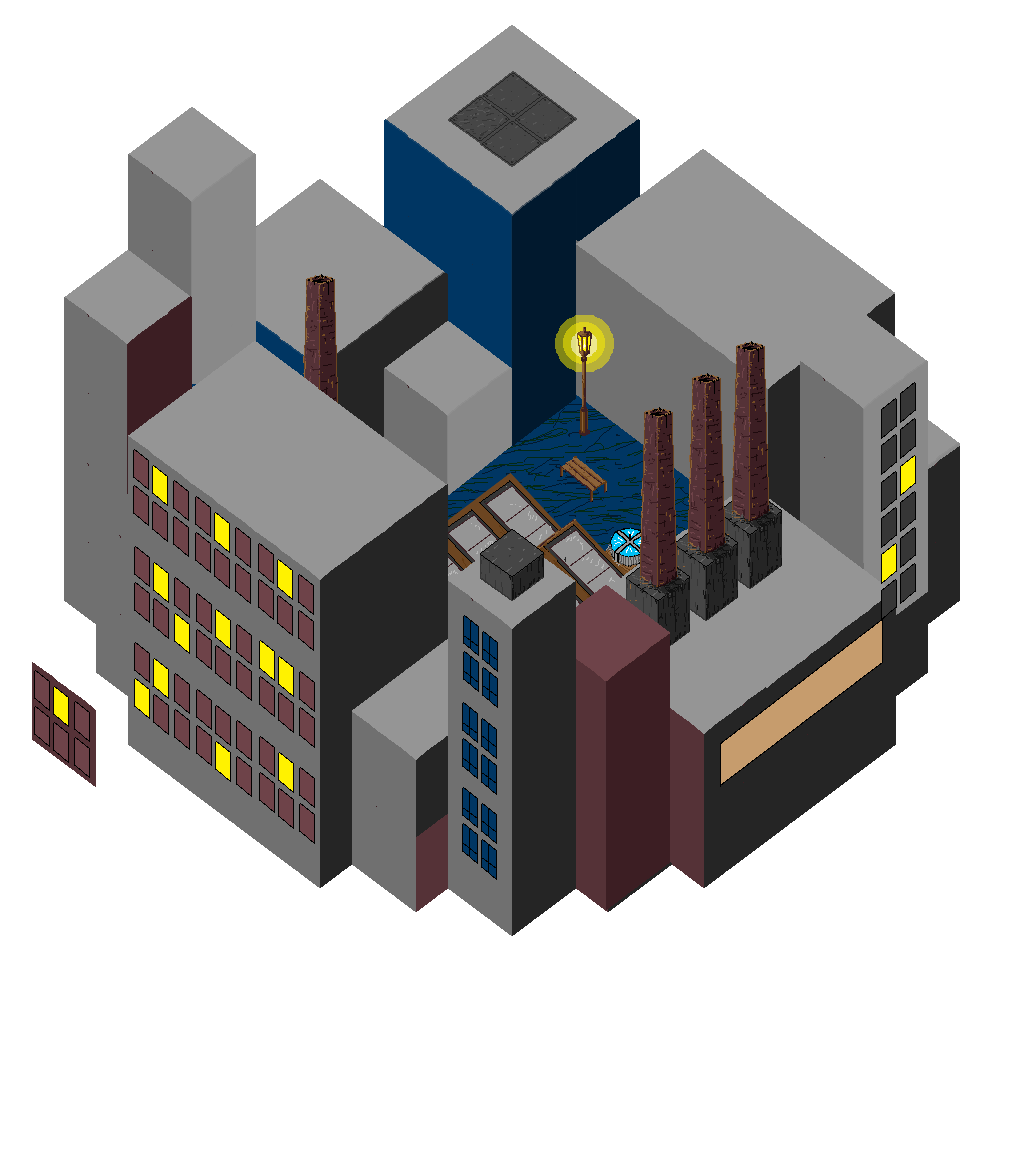
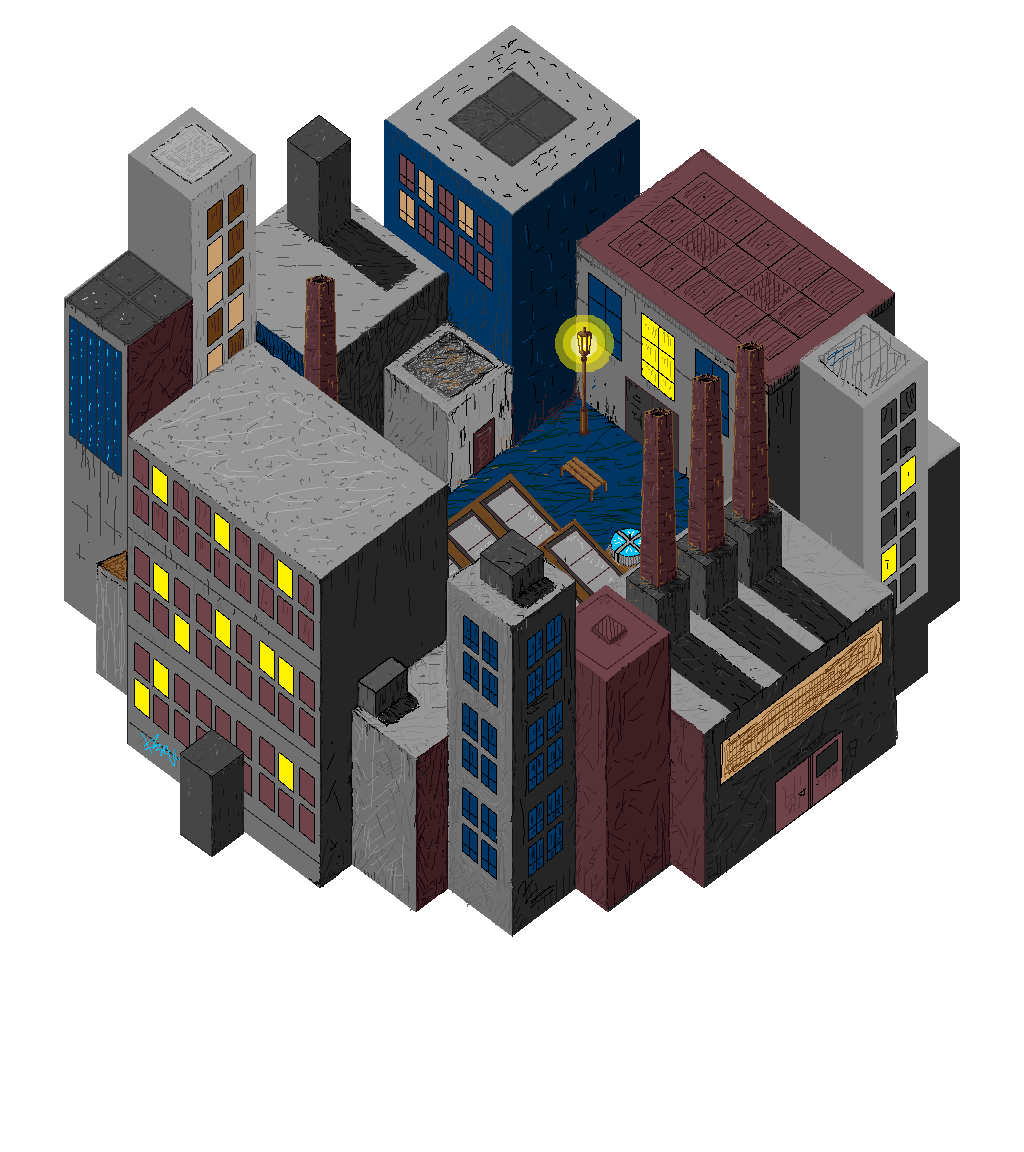
Layer changes from the first w=1024, h=1152 image to the second:
added layer "Wand_BetonHoch2 copy" above "Wand_BetonHoch2" over [180, 729, 244, 857]
added layer "Wand_BetonHoch2" above "Layer 55" over [287, 115, 351, 243]
added layer "Layer 55" above "Layer 52" over [254, 39, 891, 493]
added layer "Layer 52" above "Templates" over [65, 122, 914, 937]
painted on "Wand_Beton" over [358, 657, 410, 718]
painted on "Layer 46" over [472, 417, 843, 834]
added layer "Layer 45 copy 5" in group "Templates" over [399, 153, 493, 292]
renamed "Layer 45 copy 3" to "Layer 45 copy 4", painted on it over [462, 613, 563, 880]
added layer "Layer 48" in group "Templates" over [69, 184, 244, 477]
hid "Layer 45" over [34, 670, 90, 778]
added layer "Boden_MetallNormal" in group "Templates" over [65, 250, 193, 346]
hid "WallFinal" over [32, 662, 96, 787]
painted on "WallRight copy 8" over [416, 736, 448, 912]
showed "WallRight copy 3" over [608, 713, 672, 838]
added layer "Layer 51" in group "Linke Wand Oben" over [588, 272, 729, 473]
painted on "Dach Unten Links copy" over [576, 149, 895, 390]
